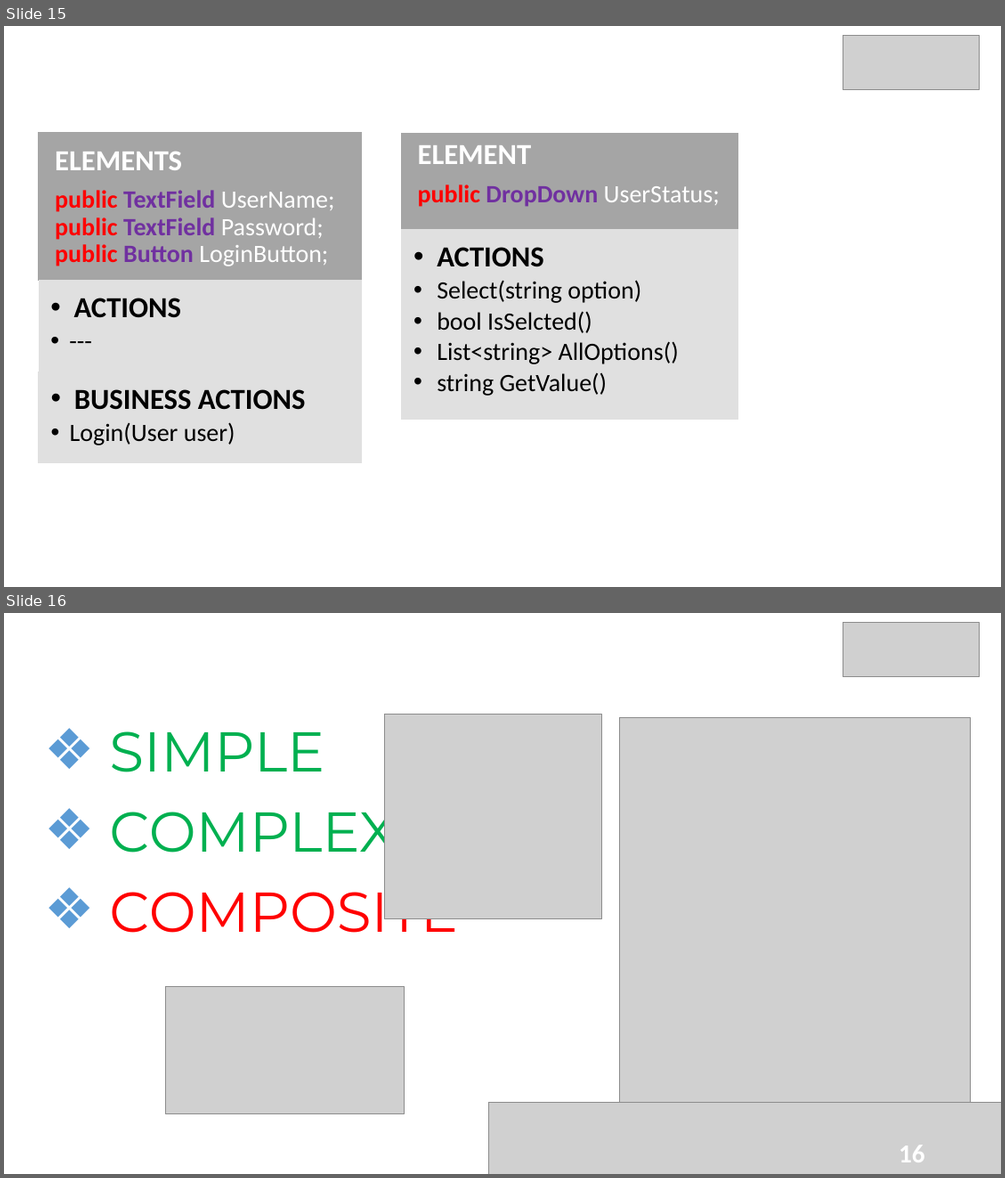
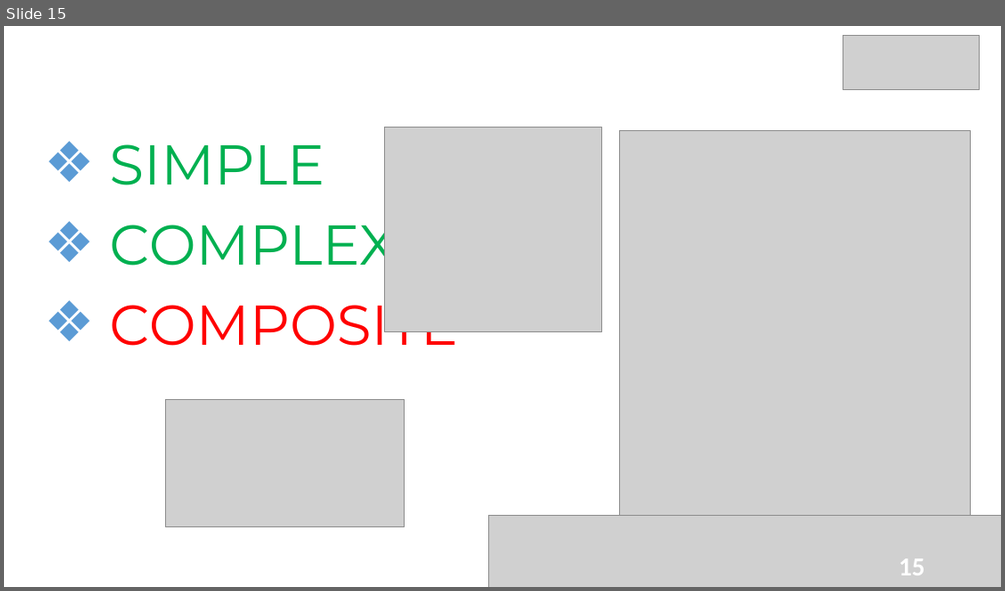
Before and after one commit to epam/JDI, a slide deck: 6 UI Objects JDI.pptx. Shown one above the other, each under a label of ours: slides 15 and 16 before the commit, slide 15 after it. The pictures are 1005x1178 and 1005x591 pixels, drawn with LibreOffice and Linux fonts; fonts in the diff are those of the drawing; grey boxes stand for pictures; background and template pictures are left out. Boxes give left, top, right and bottom in pixels: in the first picture for what was removed or moved away, otherwise in the second. Text is boxed around its words. In the diff, an @@ line names an element or a change of style, - is before the commit and + after.

Commit message:
Fix some list issues

```diff
--- a/6 UI Objects JDI.pptx
+++ b/6 UI Objects JDI.pptx
@@ slide 15 removed at box(4, 26, 1001, 587), background #FFFFFF @@
@@ text removed at box(19, 44, 1001, 104) @@
-PAGE ELEMENTS
@@ picture removed at box(843, 36, 979, 89) @@
@@ rectangle removed at box(39, 132, 361, 281) @@
@@ text removed at box(55, 151, 335, 266) @@
-ELEMENTS
-public TextField UserName;
-public TextField Password;
-public Button LoginButton;
@@ rectangle removed at box(401, 133, 737, 230) @@
@@ text removed at box(418, 145, 720, 207) @@
-ELEMENT
-public DropDown UserStatus;
@@ rectangle removed at box(402, 230, 737, 418) @@
@@ text removed at box(437, 247, 679, 395) @@
-  •• ACTIONS
-  •• Select(string option)
-  •• bool IsSelcted()
-  •• List<string> AllOptions()
-  •• string GetValue()
@@ rectangle removed at box(39, 281, 362, 371) @@
@@ text removed at box(74, 297, 182, 318) @@
-  •• ACTIONS
-  •• ---
@@ rectangle removed at box(39, 371, 361, 463) @@
@@ text removed at box(70, 389, 306, 445) @@
-  •• BUSINESS ACTIONS
-  •• Login(User user)
@@ page number removed at box(708, 546, 933, 576) @@
-15
@@ what was slide 16 is now slide 15 @@
@@ page number at box(898, 558, 925, 575): text changed @@
-16
+15
```
Also in this commit, not shown: 50 other files.
